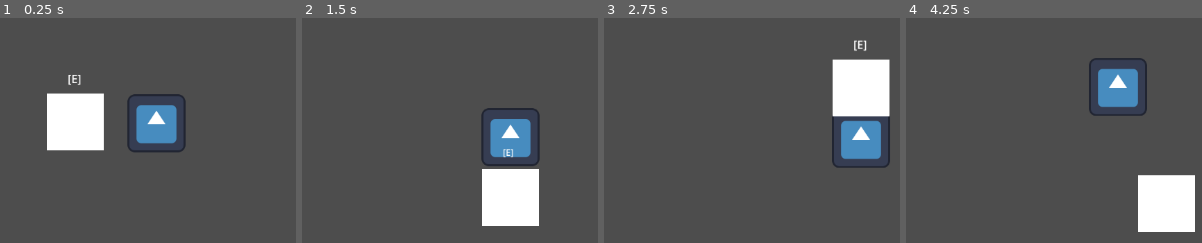
Above: before the commit, frames 1-4 (left to right).
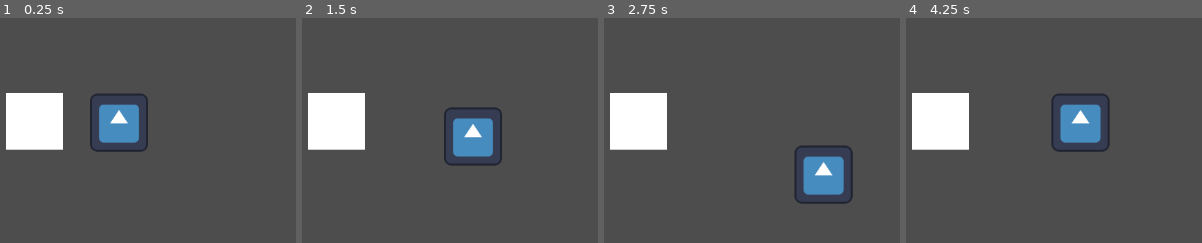
Above: after the commit, the same moments.

Repository: madsonmms/item-module
Game: Godot game, scene res://playground.tscn
The game is run twice, just before and just after one commit, with the same random seed, the same clock (stepped at 60 frames per second) and the same inputs. The engine's default icon, where the game draws it, is replaced by a stand-in: a white triangle on a blue panel in a dark square.
Inputs:
- Up to frame 1 (0.25 s): no input
- Up to frame 2 (1.5 s): tap Enter at 0.5 s; hold Right (right) 0.53-1.28 s; hold E (interact) 0.53-1.28 s; hold Down (down) from 1.28 s (still down); tap E (interact) at 1.35 s
- Up to frame 3 (2.75 s): release Down (down) at 2.03 s; hold Right (right) from 2.03 s (still down); hold E (interact) from 2.03 s (still down)
- Up to frame 4 (4.25 s): release Right (right) at 2.78 s; release E (interact) at 2.78 s; hold Up (up) 2.78-3.53 s; tap E (interact) at 2.85 s; hold Left (left) from 3.53 s (still down); hold E (interact) from 3.53 s (still down)

The runs differ from the first frame. In frame 1, 12% of the frame differs, in the area x 2-63%, y 25-60%; in frame 2, 15%; in frame 3, 16%, in the area x 2-97%, y 9-83%; in frame 4, 16%.

Commit message:
Little adjustments

Diff:
--- a/Itens/Caixa/Caixa.tscn
+++ b/Itens/Caixa/Caixa.tscn
@@ -20,7 +20,6 @@
 collision_mask = 0
 gravity_scale = 0.0
 script = ExtResource("1_vlhcn")
-item_type = 0
 interaction_area = NodePath("InteractionArea")
 collision = NodePath("CollisionShape2D")
 
--- a/player.tscn
+++ b/player.tscn
@@ -25,7 +25,7 @@
 carry_point = NodePath("CarryPoint")
 
 [node name="CarryPoint" type="Marker2D" parent="InteractComponent"]
-position = Vector2(0, -74)
+position = Vector2(0, -73)
 
 [node name="CollisionShape2D" type="CollisionShape2D" parent="InteractComponent"]
 shape = SubResource("CircleShape2D_kne1u")
--- a/playground.tscn
+++ b/playground.tscn
@@ -6,10 +6,10 @@
 [node name="Playground" type="Node2D"]
 
 [node name="Player" parent="." groups=["Player"] instance=ExtResource("1_rupst")]
-position = Vector2(315, 152)
+position = Vector2(261, 151)
 collision_mask = 12
 
 [node name="Caixa" parent="." instance=ExtResource("2_wt17y")]
-position = Vector2(198, 150)
+position = Vector2(139, 149)
 collision_layer = 4
 collision_mask = 1
